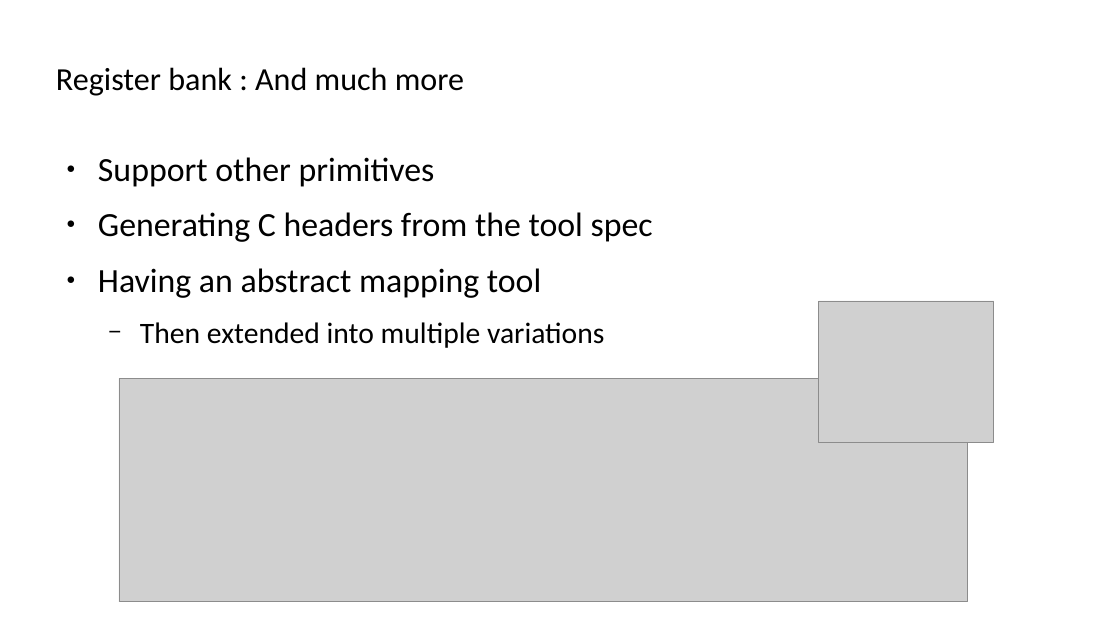
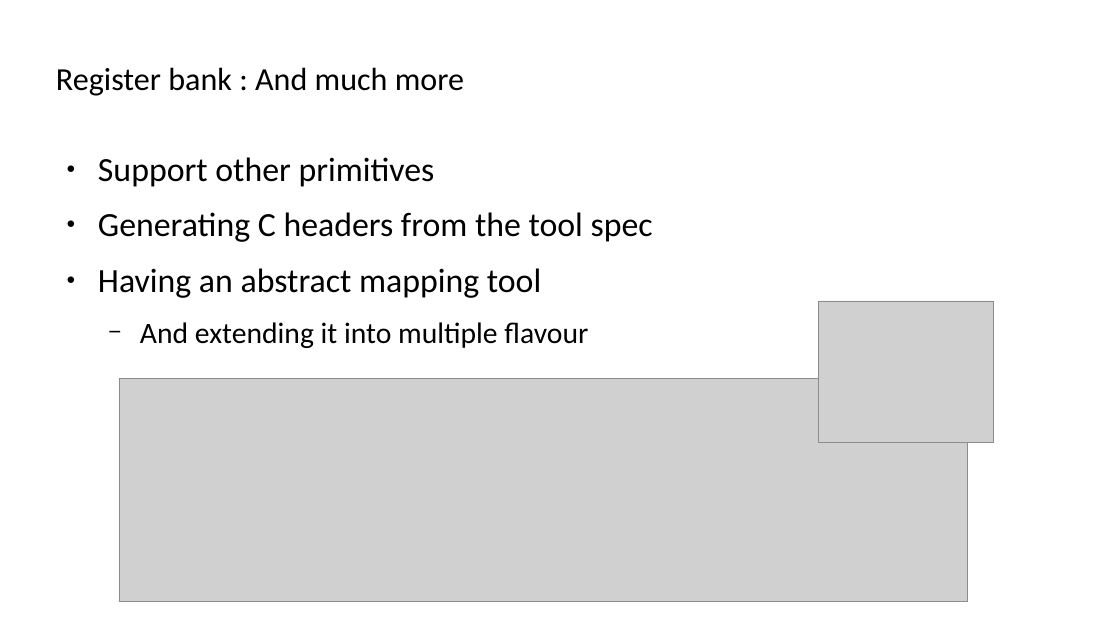
Before and after one commit to SpinalHDL/SpinalDoc, a slide deck: slide 12 of presentation/en/wosh_2019.odp. Drawn at 1120x630 pixels with LibreOffice and Linux fonts; fonts in the diff are those of the drawing; grey boxes stand for pictures. Boxes give left, top, right and bottom in pixels: in the first picture for what was removed or moved away, otherwise in the second. Text is boxed around its words. In the diff, an @@ line names an element or a change of style, - is before the commit and + after.

```diff
--- a/presentation/en/wosh_2019.odp
+++ b/presentation/en/wosh_2019.odp
@@ text at (140, 322, 588, 348): text changed @@
-  − Then extended into multiple variations
+  − And extending it into multiple flavour
```
Also in this commit, not shown: 11 other slides changed, 3 slides added.
